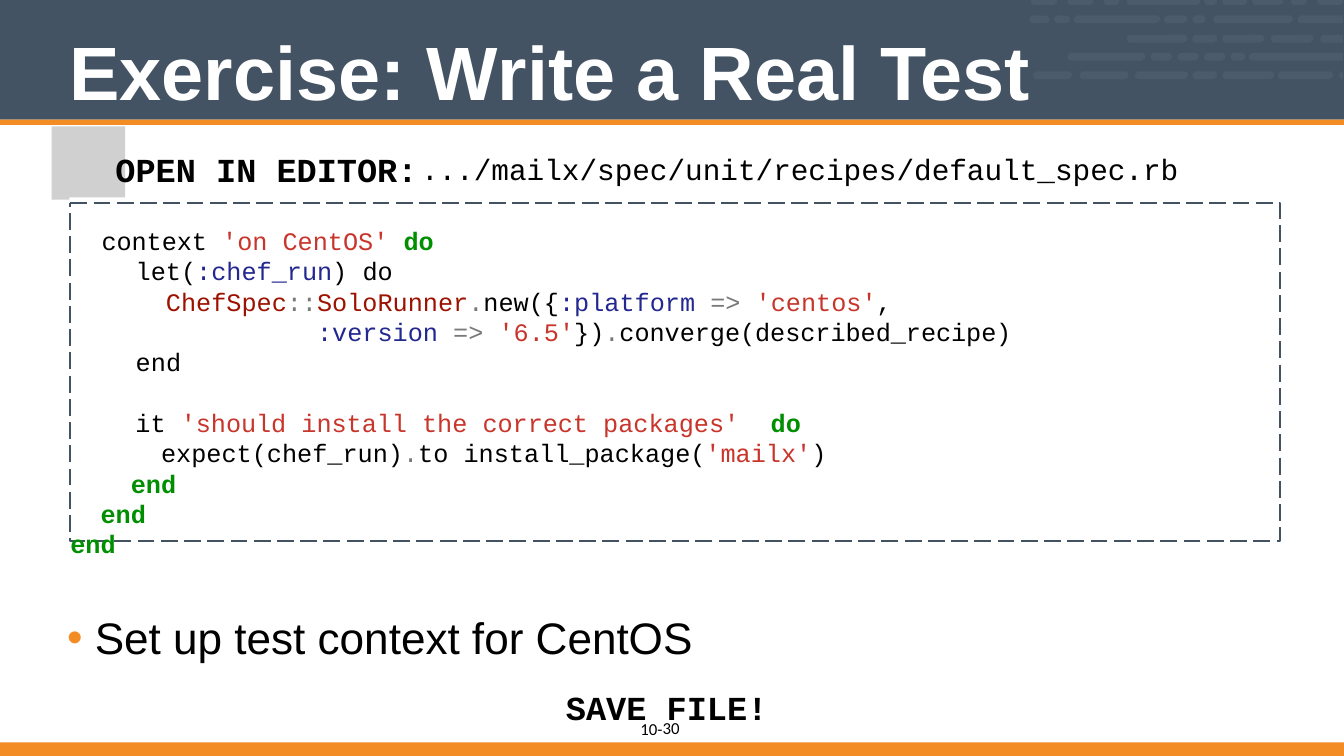
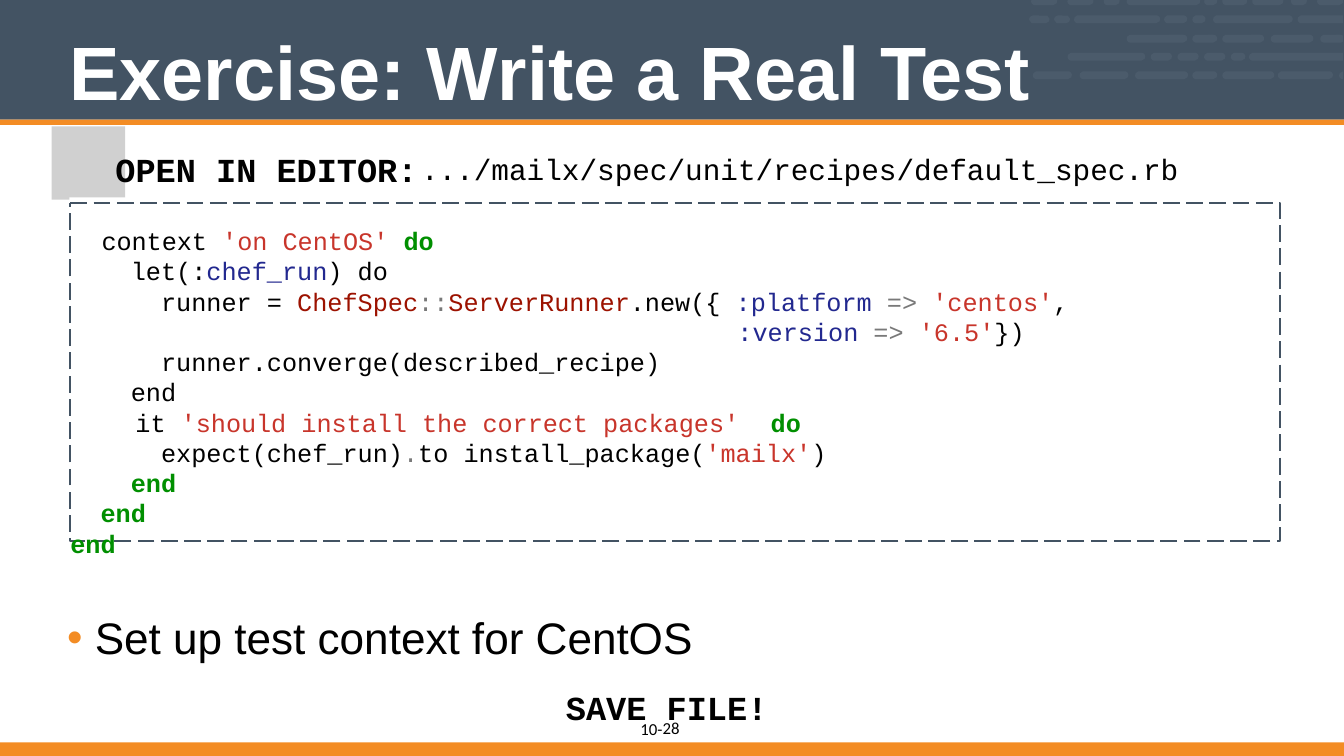
Before and after one commit to vinyar/chef-intermediate, a slide deck: slide 28 of 10-introduction_to_chefspec.pptx (slide 30 before the commit). Drawn at 1344x756 pixels with LibreOffice and Linux fonts; fonts in the diff are those of the drawing; grey boxes stand for pictures. Boxes give left, top, right and bottom in pixels: in the first picture for what was removed or moved away, otherwise in the second. Text is boxed around its words. In the diff, an @@ line names an element or a change of style, - is before the commit and + after.

```diff
--- a/10-introduction_to_chefspec.pptx
+++ b/10-introduction_to_chefspec.pptx
@@ text in freeform shape at bbox=[131, 262, 388, 402]: text colour #22288F to #000000 in "let(:chef_run)"; letter spacing 0.1 to 0 pt in "end"; indent changed; line spacing 1.01 to 1 @@
@@ text in freeform shape at bbox=[161, 292, 1068, 377]: text changed @@
-ChefSpec::SoloRunner.new({:platform => 'centos',
-:version => '6.5'}).converge(described_recipe)
+runner = ChefSpec::ServerRunner.new({ :platform => 'centos',
+:version => '6.5'})
+runner.converge(described_recipe)
@@ page number at bbox=[663, 722, 680, 734]: text changed @@
-30
+28
```
Also in this commit, not shown: 14 other slides changed, 2 slides removed.
